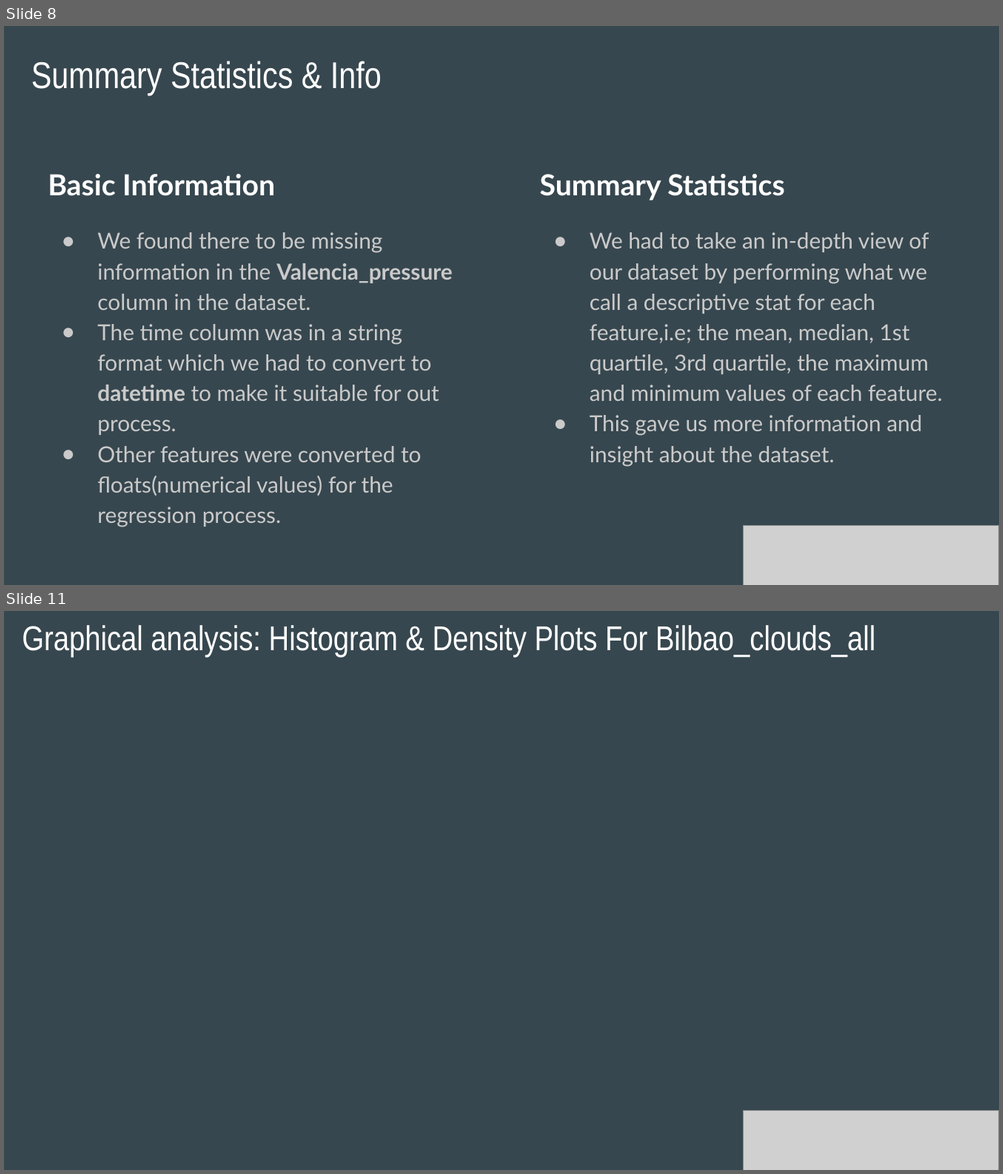
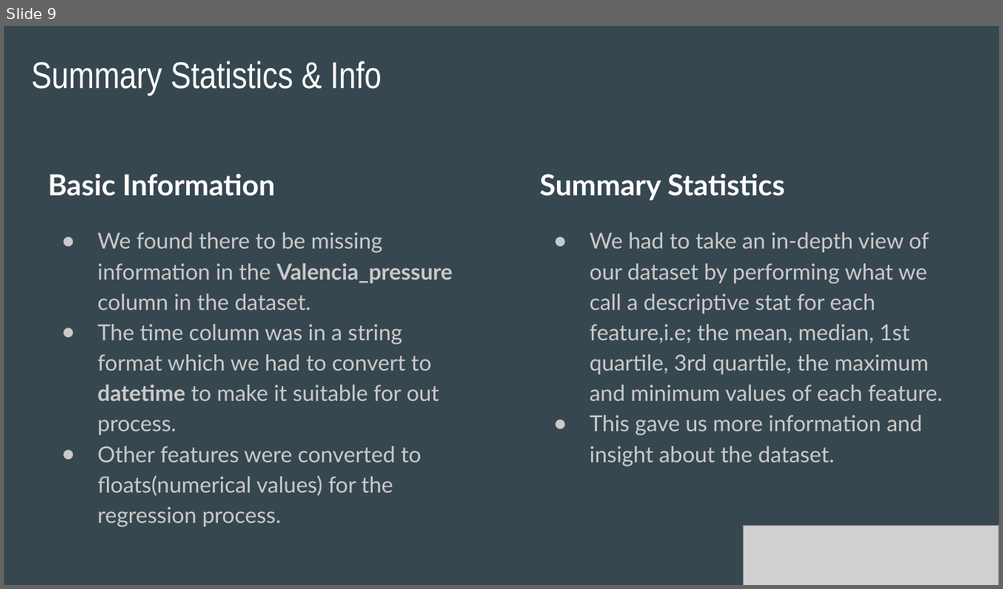
Before and after one commit to PETER630-MAX/Spain-Electricity-Shortfall-Challenge-2022, a slide deck: NM3 ENERGIES Presentation Slides.pptx. Shown one above the other, each under a label of ours: slides 8 and 11 before the commit, slide 9 after it; the slides between them are not shown. The pictures are 1003x1174 and 1003x589 pixels, drawn with LibreOffice and Linux fonts; fonts in the diff are those of the drawing; grey boxes stand for pictures; background and template pictures are left out. Boxes give left, top, right and bottom in pixels: in the first picture for what was removed or moved away, otherwise in the second. Text is boxed around its words. In the diff, an @@ line names an element or a change of style, - is before the commit and + after.

```diff
--- a/NM3 ENERGIES Presentation Slides.pptx
+++ b/NM3 ENERGIES Presentation Slides.pptx
@@ slide 11 removed at <box>4,611,999,1170</box>, background picture (left out) @@
@@ title removed at <box>22,625,875,658</box> @@
-Graphical analysis: Histogram & Density Plots For Bilbao_clouds_all
@@ picture removed at <box>743,1111,999,1170</box> @@
@@ what was slide 8 is now slide 9 @@
```
Also in this commit, not shown: 5 slides changed, 3 slides added, 2 other slides removed.
